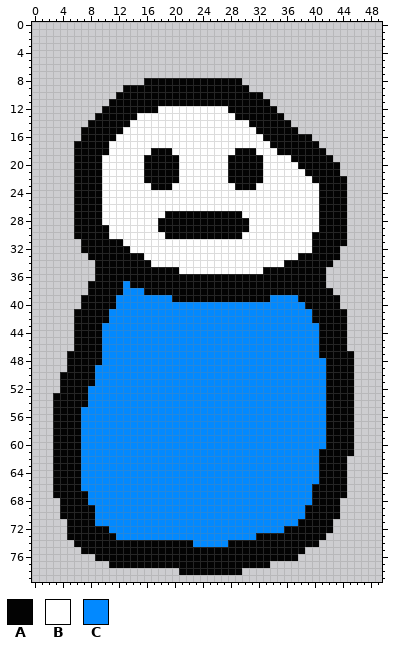
Sprite sheet -- android/assets/pencilReadyPedestrianBlue.png. This is how it looked before the edit.
The file is 50x80 pixels. Colours within 5 levels of each other are drawn and written as one.
Palette (. is transparent): A #030303  B #ffffff  C #0289ff
Once edited:
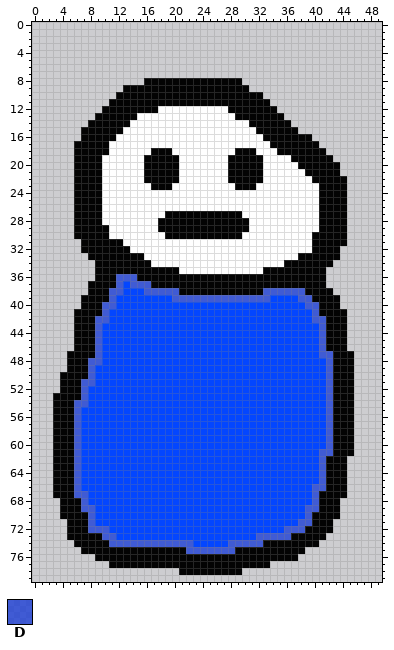
Colours new in this view: D #1034d5be
What changed:
Colour C changes from #0289ff to #0346ff.
Colour A becomes colour D in row 36 at x 12 to 14; in row 37 at x 12 and 14 to 16; in row 38 at x 11 to 12, 16 to 20 and 33 to 38; in row 39 at x 11, 20 to 33 and 38 to 39; in row 40 at x 10 to 11 and 39 to 40; in row 41 at x 10 and 40.
Colour A becomes colour D in row 42 at x 9 to 10 and 40 to 41; in rows 43 to 46 at x 9 and 41; in row 47 at x 9 and 41 to 42; in row 48 at x 8 to 9 and 42; in rows 49 to 50 at x 8 and 42; in row 51 at x 7 to 8 and 42.
Colour A becomes colour D in rows 52 to 53 at x 7 and 42; in row 54 at x 6 to 7 and 42; in rows 55 to 60 at x 6 and 42; in row 61 at x 6 and 41 to 42; in rows 62 to 65 at x 6 and 41; in row 66 at x 6 and 40 to 41.
Colour A becomes colour D in row 67 at x 6 to 7 and 40; in row 68 at x 7 and 40; in row 69 at x 7 to 8 and 39 to 40; in row 70 at x 8 and 39; in row 71 at x 8 and 38 to 39; in row 72 at x 8 to 10 and 36 to 38.
Colour A becomes colour D in row 73 at x 10 to 11 and 32 to 36; in row 74 at x 11 to 22 and 28 to 32; in row 75 at x 22 to 28.
Where, in picture pixels (left, top, right, bottom), the same in both pictures:
changed: (74, 274, 333, 554)
